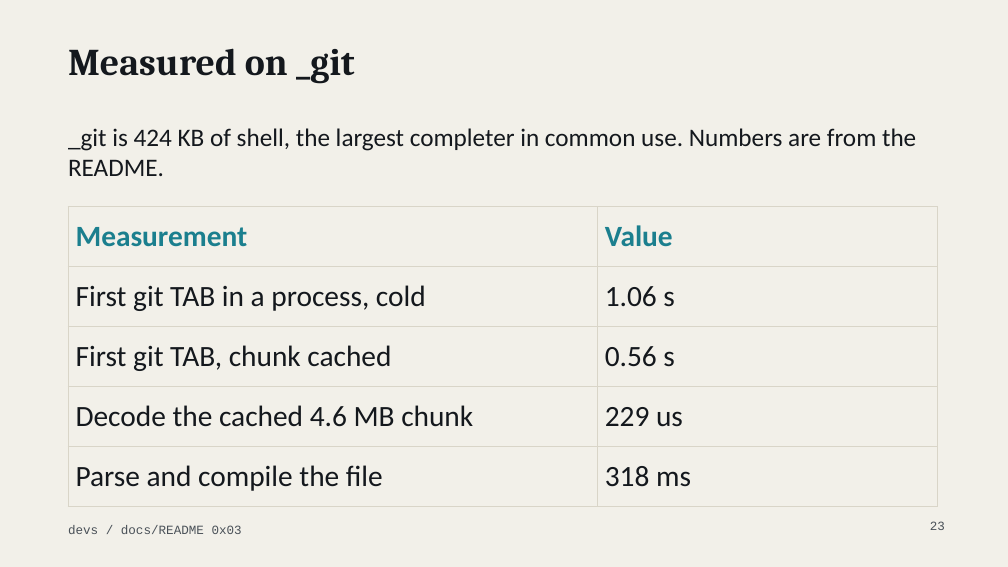
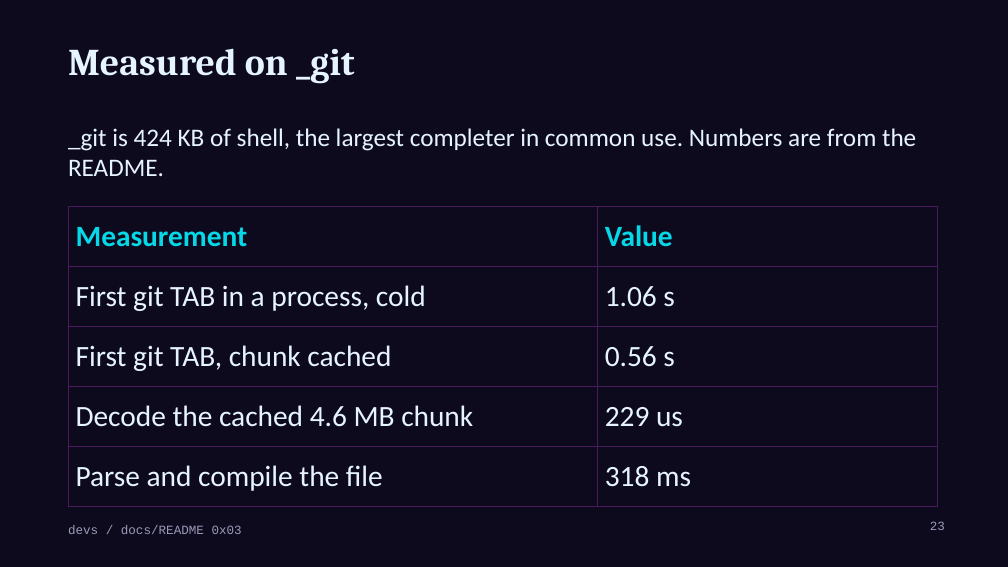
Before and after one commit to MenkeTechnologies/zshrs, a slide deck: slide 23 of docs/talk-devs.pptx. Drawn at 1008x567 pixels with LibreOffice and Linux fonts; fonts in the diff are those of the drawing; background and template pictures are left out. Boxes give left, top, right and bottom in pixels: in the first picture for what was removed or moved away, otherwise in the second. Text is boxed around its words. In the diff, an @@ line names an element or a change of style, - is before the commit and + after.

Commit message:
docs: talk decks use the logo's cyberpunk palette

```diff
--- a/docs/talk-devs.pptx
+++ b/docs/talk-devs.pptx
@@ background #F2F0E9 to #0D0A1E @@
@@ title "Measured on _git" at box(68, 48, 355, 84): text colour #14181D to #E6F4FF @@
@@ text "_git is 424 KB of ..." at box(68, 128, 916, 176): text colour #14181D to #E6F4FF @@
@@ table at box(68, 206, 938, 495) @@
@@ text colour #1B7F8E to #05D9E8 in "Measurement", "Value" @@
@@ text colour #14181D to #E6F4FF in "First git TAB in a process, cold", "1.06 s", "First git TAB, chunk cached", "0.56 s" and 4 more places @@
@@ borders changed @@
@@ text "devs / docs/README 0x03" at box(68, 525, 242, 534): text colour #4A5158 to #9A9AB8 @@
@@ page number at box(930, 521, 945, 530): text colour #4A5158 to #9A9AB8 @@
```
Also in this commit, not shown: 54 other slides changed, 2 other files.
